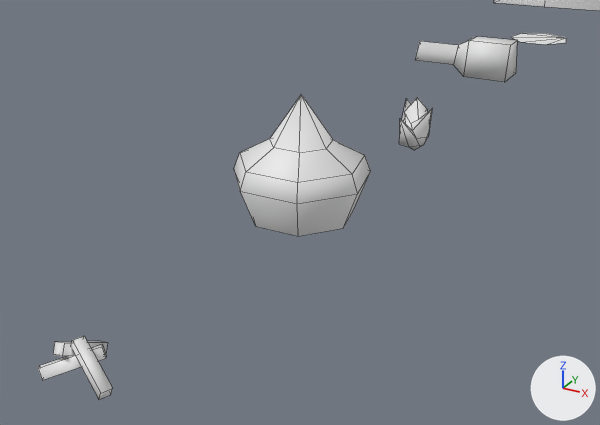
An edit to the Blender file ModelSrc/Car.blend, drawn before and after from the same camera.
Rendered twice from a 50 mm camera at (2.32, -12.23, 2.12) aimed at (0.06, -8.12, 0.06). Lighting does not change. The marker at lower right points along +X, +Y and +Z. The first picture is the older version. Mesh edges are drawn as thin lines.

The scene before the commit, as lines of its bpy script (objects in view):
```python
me_car = bpy.data.meshes.new('Car')
me_car.from_pydata(...)  # 16 vertices, 12 faces; spans x -1.0..1.0, y -0.61..0.61, z 0.15..1.27
me_car.polygons.foreach_set('use_smooth', [True] * 12)
me_fire_001 = bpy.data.meshes.new('Fire.001')
me_fire_001.from_pydata(...)  # 24 vertices, 15 faces; spans x -0.16..0.214, y -0.133..0.215, z -0.028..0.164
me_fire_001.polygons.foreach_set('use_smooth', [True] * 15)
# before: 0 (-0.058, 0.008, 0.115), 1 (-0.032, -0.003, 0.164) at pixel (72, 340), 2 (-0.037, 0.059, 0.115), 3 (-0.011, 0.049, 0.164) at pixel (84, 335), 8 (-0.16, -0.089, 0.043) at pixel (39, 365)
# before: 9 (-0.139, -0.094, -0.007), 10 (-0.125, -0.128, 0.062) at pixel (38, 368), 11 (-0.104, -0.133, 0.011) at pixel (42, 380), 12 (0.031, 0.109, 0.102) at pixel (102, 343), 13 (0.052, 0.103, 0.051) at pixel (106, 355)
# before: 14 (0.065, 0.069, 0.121) at pixel (101, 346), 15 (0.087, 0.064, 0.07) at pixel (105, 358), 20 (-0.05, -0.033, 0.159) at pixel (64, 343), 21 (-0.043, -0.059, 0.11) at pixel (62, 356), 22 (-0.105, -0.035, 0.151) at pixel (54, 341)
# before: 23 (-0.098, -0.061, 0.103) at pixel (52, 354)
# before: 4 (0.167, -0.085, -0.024) at pixel (98, 399), 5 (0.192, -0.095, 0.024) at pixel (100, 393), 6 (0.188, -0.033, -0.024) at pixel (110, 394), 7 (0.214, -0.044, 0.024) at pixel (112, 388)
me_wheel_002 = bpy.data.meshes.new('Wheel.002')
me_wheel_002.from_pydata(...)  # 29 vertices, 28 faces; spans x -0.433..0.433, y -0.4..0.444, z 0.0..0.774
me_wheel_002.polygons.foreach_set('use_smooth', [True] * 28)
ob_campfire = bpy.data.objects.new('CampFire', me_fire_001)
ob_campfire.location = (0.0, -10.0, 0.0)
ob_car = bpy.data.objects.new('Car', me_car)
ob_car.location = (0.0, 0.0, 0.0)
ob_enemy = bpy.data.objects.new('Enemy', me_wheel_002)
ob_enemy.location = (0.0, -8.0, 0.0)
# also in view: 'Turret' at (-0.29, -4.0, 0.17); 'Fire' at (0.0, -6.05, 0.04)
```
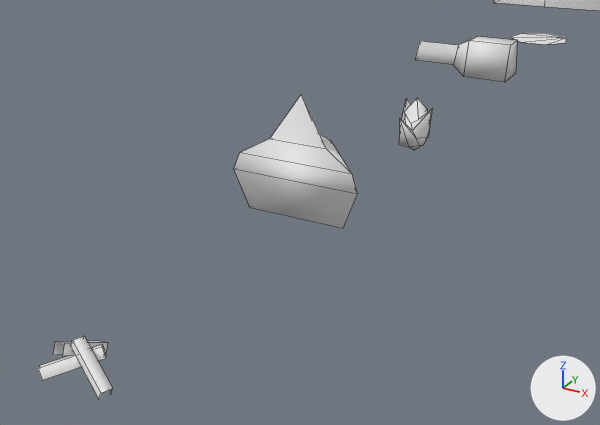
Location of each change, (x1, y1, x2, y2) in pixels of the pictures (600 x 425 px):
'Enemy', reshaped (9% narrower)
    before: (234, 95, 371, 236)
    after: (234, 95, 358, 228)
'CampFire', reshaped
    before: (38, 336, 113, 400)
    after: (38, 336, 113, 399)
part 2 of me_fire_001, deleted
    before: (53, 342, 106, 358)
part 3 of me_fire_001, deleted
    before: (99, 389, 113, 400)

Patch to the scene script:
```diff
--- a/ModelSrc/Car.blend.py
+++ b/ModelSrc/Car.blend.py
@@ me_wheel_002 @@
 # used by ob_enemy; location = (0.0, -8.0, 0.0)
-me_wheel_002.from_pydata(...)  # 29 vertices, 28 faces; spans x -0.433..0.433, y -0.4..0.444, z 0.0..0.774
+me_wheel_002.from_pydata(...)  # 13 vertices, 12 faces; spans x -0.433..0.433, y -0.099..0.444, z 0.0..0.774
+# me_wheel_002 part 1
+# 16 vertices are removed from x -0.347..0.347, y -0.4..0.277, z 0.0..0.478
+# 28 faces are deleted
+# 12 new faces join them
@@ me_fire_001 @@
 # used by ob_campfire; location = (0.0, -10.0, 0.0)
 # verts and faces of me_fire_001; kept vertices keep their numbers, new ones are numbered from 24
-me_fire_001.from_pydata(...)  # 24 vertices, 15 faces; spans x -0.16..0.214, y -0.133..0.215, z -0.028..0.164
+me_fire_001.from_pydata(...)  # 24 vertices, 9 faces; spans x -0.16..0.214, y -0.133..0.215, z -0.028..0.164
+# me_fire_001 part 2
+delete_faces([(0, 1, 3, 2), (8, 9, 11, 10), (12, 14, 15, 13), (20, 22, 23, 21)])
+# me_fire_001 part 3
+delete_faces([(4, 6, 7, 5)])
+# other edits to the shape of me_fire_001 do not show in these pictures
```
